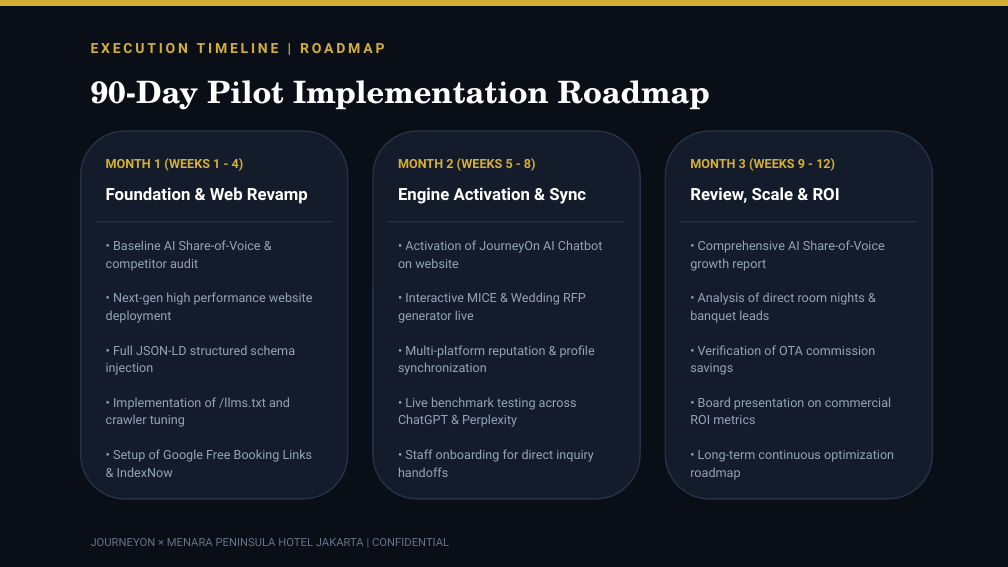
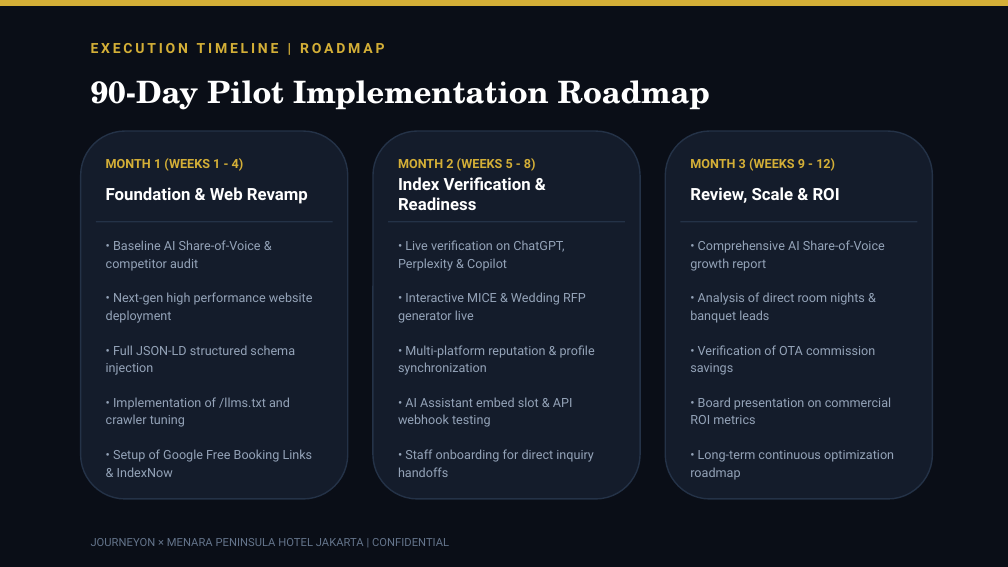
Before and after one commit to arbuuuud/menarapeninsula, a slide deck: slide 10 of PITCH_DECK_MENARA_PENINSULA_AISO.pptx. Drawn at 1008x567 pixels with LibreOffice and Linux fonts; fonts in the diff are those of the drawing. Boxes give left, top, right and bottom in pixels: in the first picture for what was removed or moved away, otherwise in the second. Text is boxed around its words. In the diff, an @@ line names an element or a change of style, - is before the commit and + after.

Commit message:
refactor(deck): align product boundaries to position website as AI Assistant integration container

```diff
--- a/PITCH_DECK_MENARA_PENINSULA_AISO.pptx
+++ b/PITCH_DECK_MENARA_PENINSULA_AISO.pptx
@@ text at (398, 177, 531, 210): text changed @@
-Engine Activation & Sync
+Index Verification & Readiness
@@ text at (398, 240, 564, 271): text changed @@
-• Activation of JourneyOn AI Chatbot on website
+• Live verification on ChatGPT, Perplexity & Copilot
@@ text at (398, 397, 573, 427): text changed @@
-• Live benchmark testing across ChatGPT & Perplexity
+• AI Assistant embed slot & API webhook testing
```
Also in this commit, not shown: 7 other slides changed, 2 other files.
